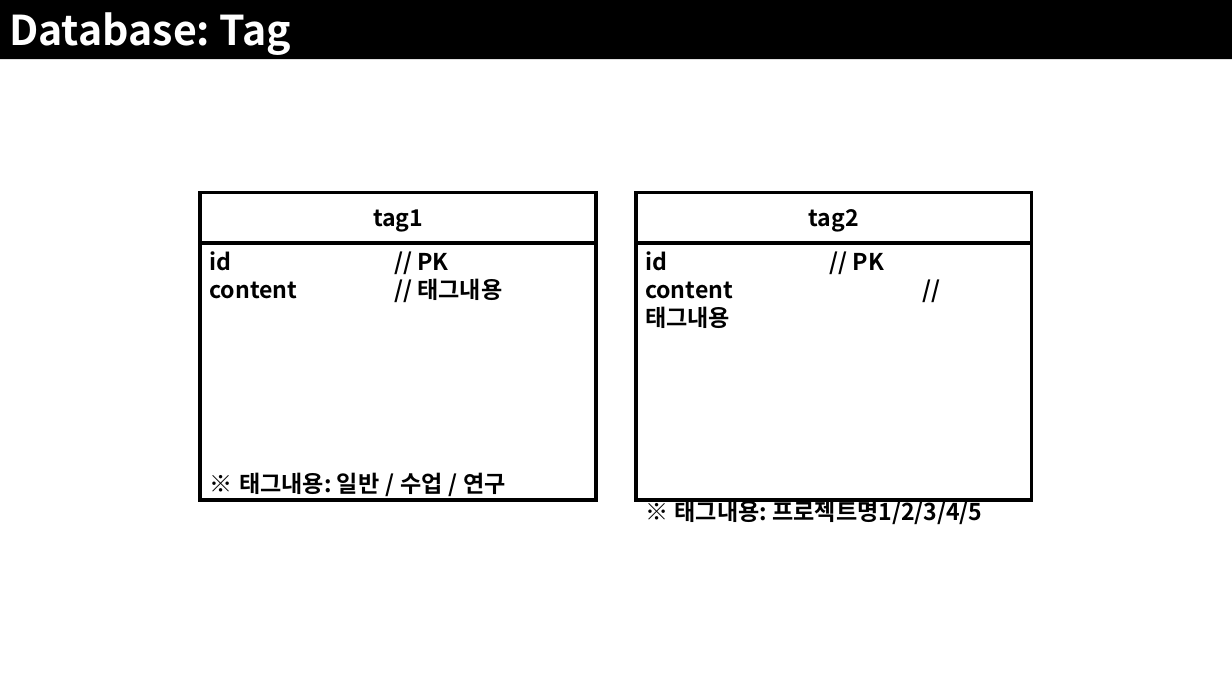
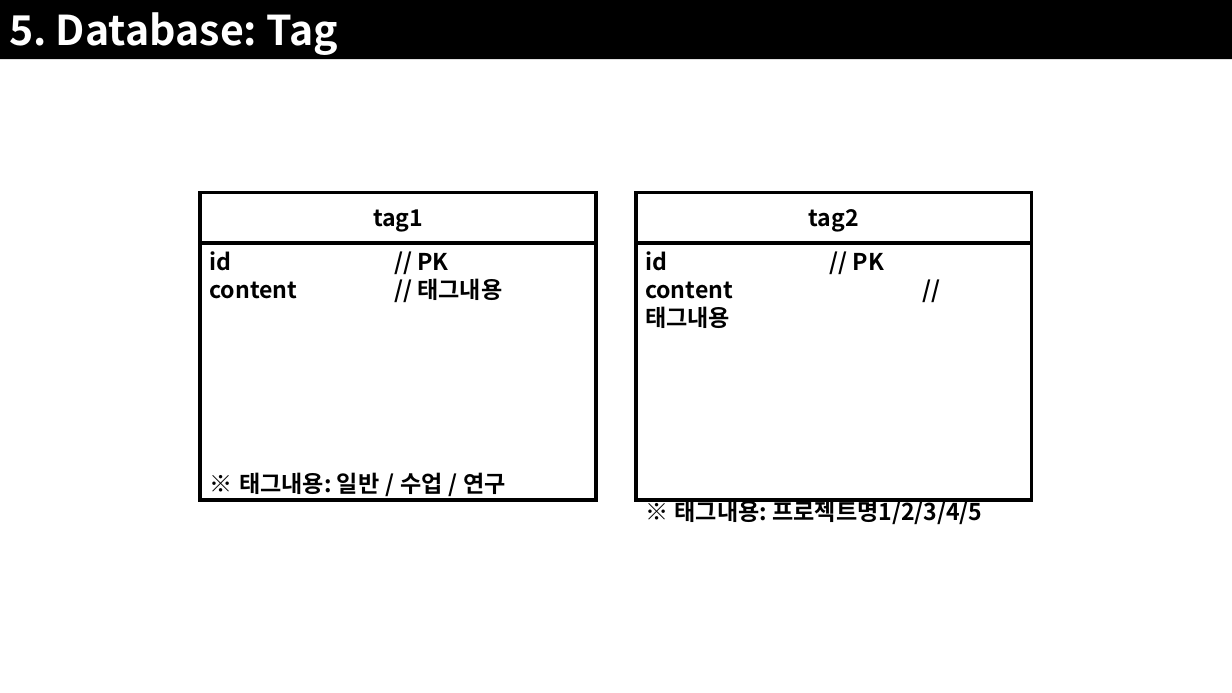
Before and after one commit to JoSihun/CGVR_Lab, a slide deck: slide 25 of documents/01_프로젝트_개발계획.pptx (slide 26 before the commit). Drawn at 1232x693 pixels with LibreOffice and Linux fonts; fonts in the diff are those of the drawing. Boxes give left, top, right and bottom in pixels: in the first picture for what was removed or moved away, otherwise in the second. Text is boxed around its words. In the diff, an @@ line names an element or a change of style, - is before the commit and + after.

```diff
--- a/documents/01_프로젝트_개발계획.pptx
+++ b/documents/01_프로젝트_개발계획.pptx
@@ text in rectangle at <box>9,12,338,55</box>: text changed @@
-Database: Tag
+5. Database: Tag
```
Also in this commit, not shown: 23 other slides changed, 7 slides added, 4 slides removed.
